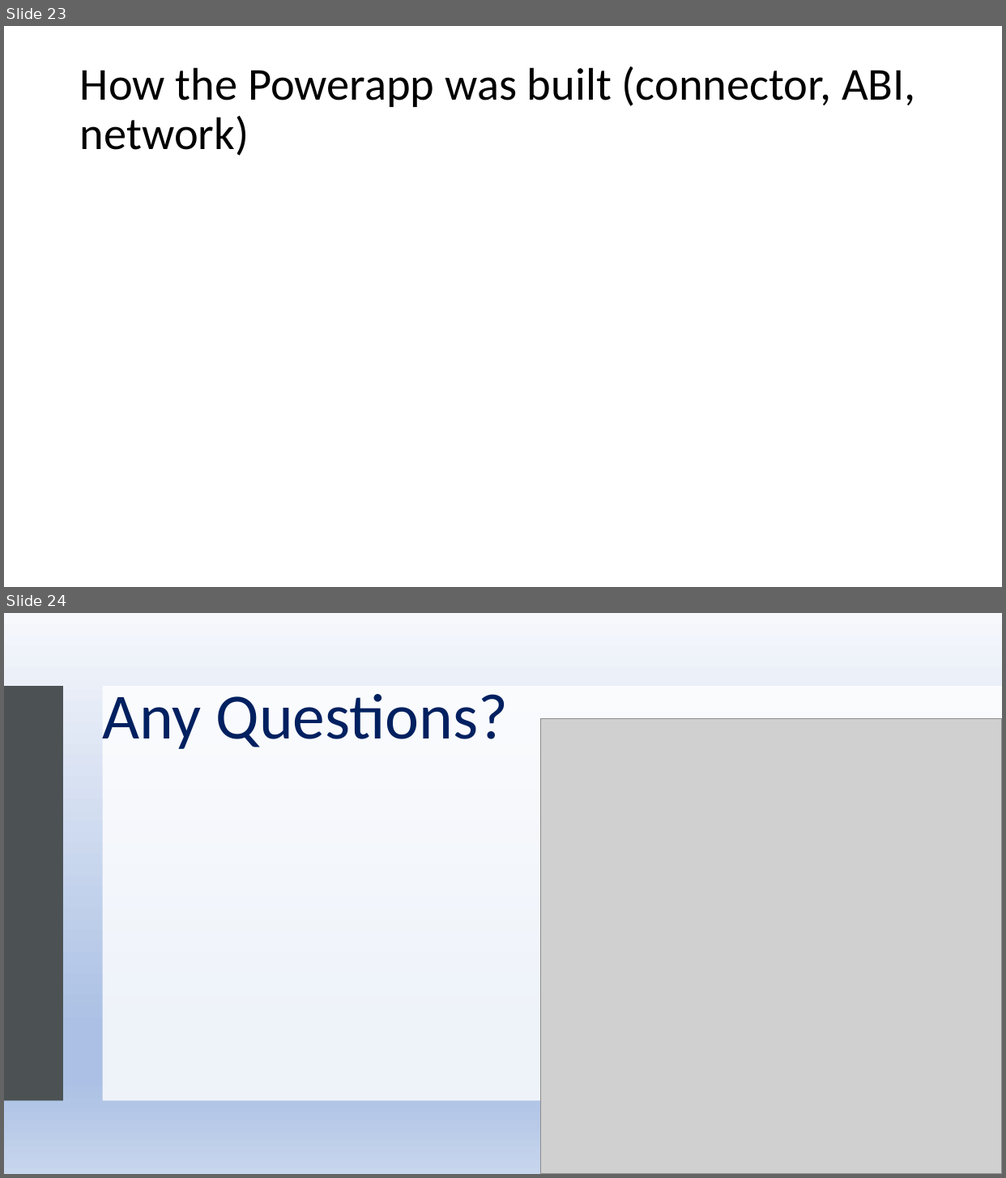
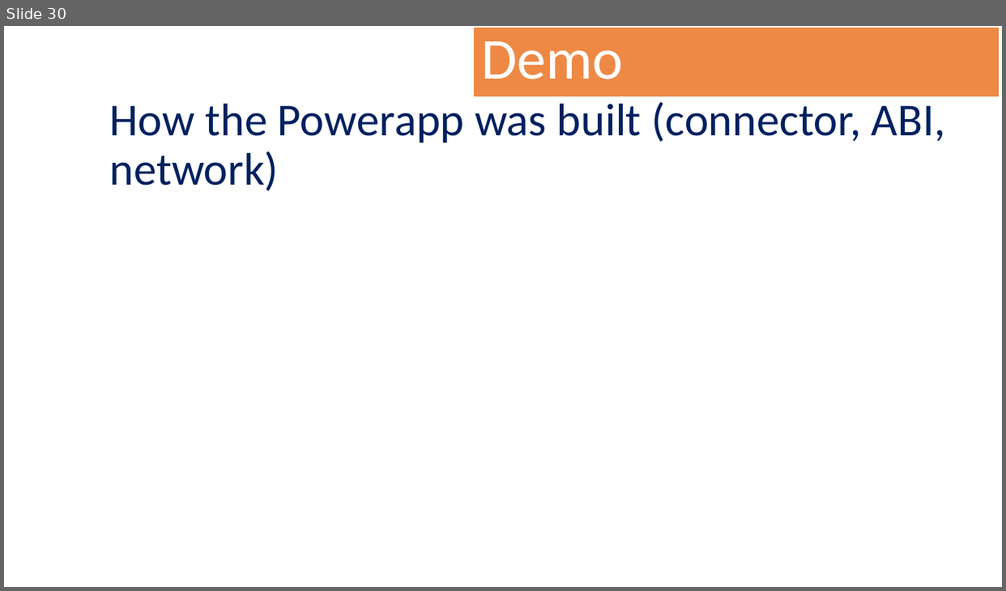
Before and after one commit to Blocks365/blockchain-vacation, a slide deck: ethereum/media/March 2020 presentation.pptx. Shown one above the other, each under a label of ours: slides 23 and 24 before the commit, slide 30 after it. The pictures are 1006x1178 and 1006x591 pixels, drawn with LibreOffice and Linux fonts; fonts in the diff are those of the drawing; grey boxes stand for pictures; background and template pictures are left out. Boxes give left, top, right and bottom in pixels: in the first picture for what was removed or moved away, otherwise in the second. Text is boxed around its words. In the diff, an @@ line names an element or a change of style, - is before the commit and + after.

```diff
--- a/ethereum/media/March 2020 presentation.pptx
+++ b/ethereum/media/March 2020 presentation.pptx
@@ slide 24 removed at (x1=4, y1=613, x2=1002, y2=1174), background #FFFFFF @@
@@ rectangle removed at (x1=4, y1=613, x2=1002, y2=1174) @@
@@ rectangle removed at (x1=4, y1=686, x2=63, y2=1101) @@
@@ rectangle removed at (x1=102, y1=686, x2=1002, y2=1101) @@
@@ title removed at (x1=102, y1=694, x2=509, y2=749) @@
-Any Questions?
@@ picture removed at (x1=541, y1=719, x2=1002, y2=1174) @@
@@ what was slide 23 is now slide 30 @@
@@ slide 30 changed as well @@
@@ rectangle added at (x1=474, y1=28, x2=999, y2=96), fill #ED7D31 at 90% opacity, 55.8 pt, text #FFFFFF @@
+Demo
@@ title "How the Powerapp was built ..." moved from (x1=80, y1=66, x2=916, y2=156) to (x1=110, y1=102, x2=946, y2=191) @@
@@ title "How the Powerapp was built ..." at (x1=110, y1=102, x2=946, y2=191): text colour #000000 to #002060 @@
@@ rectangle added at (x1=102, y1=99, x2=1002, y2=514), fill #FFFFFF at 90% opacity @@
```
Also in this commit, not shown: 21 other slides changed, 9 slides added, 1 other slide removed, 1 other file.
